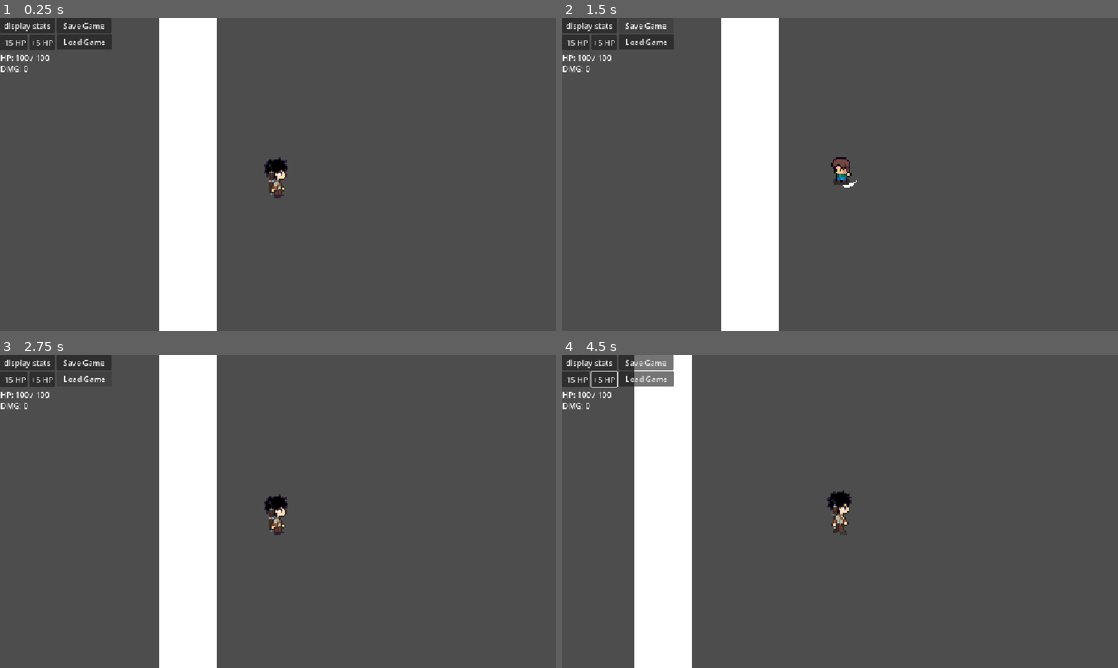
Above: before the commit, frames 1-4 (two rows, left to right).
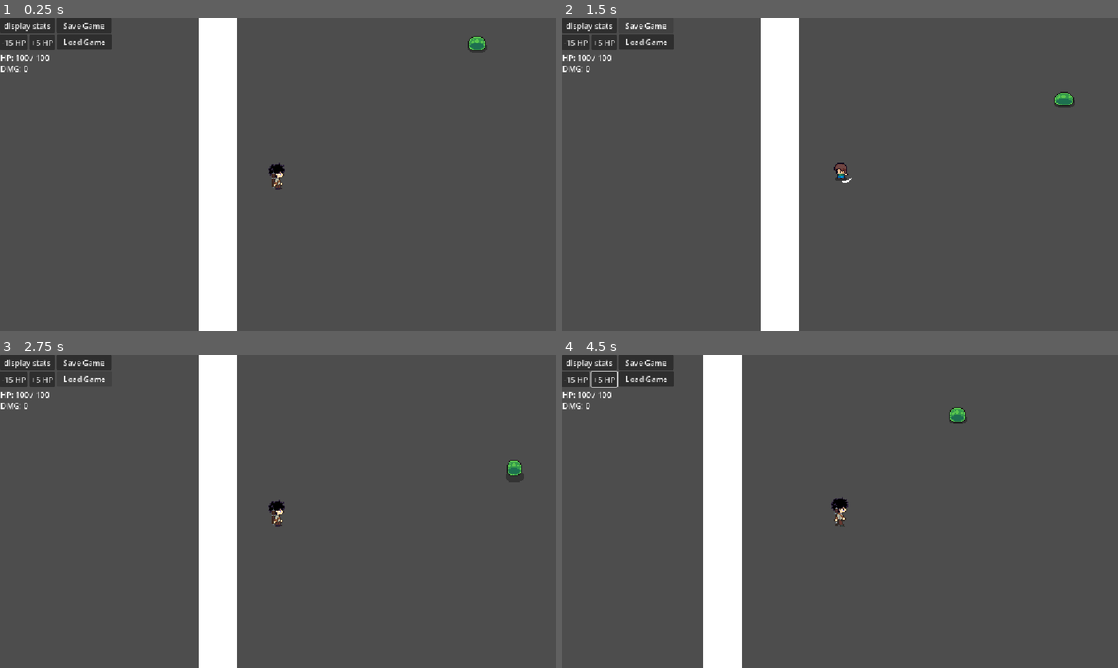
Above: after the commit, the same moments.

Repository: smymrr/Echeos-of-The-Veil
Game: Godot game, scene res://scenes/main.tscn
Two runs of this game, one before a commit and one after it. Both use one fixed random seed, a clock stepped at 60 frames per second and the inputs below.
Inputs (mouse positions are in pixels of both pictures, inside the frame that each line leads up to):
- Up to frame 1 (0.25 s): no input
- Up to frame 2 (1.5 s): click "display stats" at 0.5 s; click "Save Game" at 1.25 s
- Up to frame 3 (2.75 s): click "Load Game" at 2 s
- Up to frame 4 (4.5 s): click "-15 HP" at 2.75 s; click "+5 HP" at 3.5 s; tap Enter (ui_accept) at 4.25, 4.35 s; move the mouse to (962, 495) at 4.27 s; hold Right (ui_right) from 4.28 s (still down)

The runs differ from the first frame. In frame 1, 11% of the frame differs, in the area x 28-88%, y 0-100%; in frame 2, 11%; in frame 3, 11%; in frame 4, 18%, in the area x 13-73%, y 0-100%.

Commit message:
Add slime, enemy health and knockback

Diff:
--- a/scenes/player.tscn
+++ b/scenes/player.tscn
@@ -4,9 +4,9 @@
 [ext_resource type="Script" uid="uid://dmiio0uymrvp0" path="res://scripts/player/attack_component.gd" id="2_qlg0r"]
 [ext_resource type="Script" uid="uid://m6mun0klym4i" path="res://scripts/player/movement_component.gd" id="3_tuyoq"]
 [ext_resource type="Script" uid="uid://dakur280b02qg" path="res://scripts/player/direction_utils.gd" id="4_fjrip"]
-[ext_resource type="Script" uid="uid://drssa6l5fyx2p" path="res://scenes/animation_component.gd" id="4_smehm"]
+[ext_resource type="Script" uid="uid://drssa6l5fyx2p" path="res://scripts/player/animation_component.gd" id="4_smehm"]
 [ext_resource type="Texture2D" uid="uid://bkumqcm3xp00j" path="res://assets/images/player/idle.png" id="5_tuyoq"]
-[ext_resource type="Texture2D" uid="uid://dawbpddxtk3d8" path="res://assets/images/player/walk.png" id="6_fjrip"]
+[ext_resource type="Texture2D" uid="uid://dx8sar6xpi8v0" path="res://assets/images/player/walk.png" id="6_fjrip"]
 [ext_resource type="Texture2D" uid="uid://u44raa0btfkw" path="res://assets/images/player/complete.png" id="6_smehm"]
 [ext_resource type="AudioStream" uid="uid://hbasqsg2bn3n" path="res://assets/audio/player/attack/sword attack.mp3" id="9_ur7pv"]
 
@@ -417,15 +417,11 @@
 
 [node name="Player" type="CharacterBody2D" unique_id=1987352962]
 position = Vector2(4, 2)
-collision_mask = 6
+collision_mask = 2
 script = ExtResource("1_dqkch")
 
 [node name="AttackComponent" type="Node" parent="." unique_id=707260039]
 script = ExtResource("2_qlg0r")
-attack_cooldown = null
-attack_duration = null
-damage = null
-attack_visual_alpha = null
 
 [node name="MovementComponent" type="Node" parent="." unique_id=706504208]
 script = ExtResource("3_tuyoq")
@@ -456,7 +452,7 @@
 color = Color(0.654902, 0.28235295, 0.27450982, 1)
 
 [node name="Camera2D" type="Camera2D" parent="." unique_id=1955371024]
-zoom = Vector2(3, 3)
+zoom = Vector2(2, 2)
 
 [node name="Sprite" type="AnimatedSprite2D" parent="." unique_id=414947906]
 sprite_frames = SubResource("SpriteFrames_r6hca")
@@ -465,3 +461,5 @@
 
 [node name="SwingSword" type="AudioStreamPlayer2D" parent="." unique_id=273571398]
 stream = ExtResource("9_ur7pv")
+
+[connection signal="body_entered" from="AttackHitbox" to="AttackComponent" method="_on_attack_hitbox_body_entered"]
--- a/scenes/slime.gd
+++ /dev/null
@@ -1,25 +0,0 @@
-extends CharacterBody2D
-
-
-const SPEED = 300.0
-const JUMP_VELOCITY = -400.0
-
-
-func _physics_process(delta: float) -> void:
-	# Add the gravity.
-	if not is_on_floor():
-		velocity += get_gravity() * delta
-
-	# Handle jump.
-	if Input.is_action_just_pressed("ui_accept") and is_on_floor():
-		velocity.y = JUMP_VELOCITY
-
-	# Get the input direction and handle the movement/deceleration.
-	# As good practice, you should replace UI actions with custom gameplay actions.
-	var direction := Input.get_axis("ui_left", "ui_right")
-	if direction:
-		velocity.x = direction * SPEED
-	else:
-		velocity.x = move_toward(velocity.x, 0, SPEED)
-
-	move_and_slide()
--- a/scenes/slime.tscn
+++ b/scenes/slime.tscn
@@ -1,6 +1,7 @@
 [gd_scene format=3 uid="uid://nma6eyvb42j7"]
 
 [ext_resource type="Texture2D" uid="uid://cg4w4dcd4b4fn" path="res://assets/images/enemy/Slime_Green.png" id="1_371uh"]
+[ext_resource type="Script" uid="uid://c8ot8id2tvvn1" path="res://scripts/enemy/slime/slime.gd" id="1_p2gj0"]
 
 [sub_resource type="RectangleShape2D" id="RectangleShape2D_t5jfb"]
 size = Vector2(22, 18)
@@ -73,7 +74,7 @@
 "speed": 7.0
 }, {
 "frames": [{
-"duration": 1.0,
+"duration": 4.0,
 "texture": SubResource("AtlasTexture_2npkn")
 }, {
 "duration": 1.0,
@@ -102,16 +103,28 @@
 "speed": 10.0
 }]
 
+[sub_resource type="CircleShape2D" id="CircleShape2D_r6hca"]
+radius = 150.0
+
 [node name="Slime" type="CharacterBody2D" unique_id=1521115122]
 position = Vector2(23, 27)
-collision_layer = 5
-collision_mask = 7
-metadata/_edit_group_ = true
+collision_layer = 4
+collision_mask = 2
+script = ExtResource("1_p2gj0")
 
 [node name="CollisionShape2D" type="CollisionShape2D" parent="." unique_id=1450293547]
 shape = SubResource("RectangleShape2D_t5jfb")
 
-[node name="AnimatedSprite2D" type="AnimatedSprite2D" parent="." unique_id=1337660077]
+[node name="Sprite" type="AnimatedSprite2D" parent="." unique_id=1337660077]
 sprite_frames = SubResource("SpriteFrames_r6hca")
-animation = &"idle"
-frame_progress = 0.08275202
+animation = &"move"
+autoplay = "move"
+frame_progress = 0.1864027
+
+[node name="Sight" type="Area2D" parent="." unique_id=1287825283]
+
+[node name="CollisionShape2D" type="CollisionShape2D" parent="Sight" unique_id=1143692731]
+shape = SubResource("CircleShape2D_r6hca")
+
+[connection signal="body_entered" from="Sight" to="." method="_on_sight_body_entered"]
+[connection signal="body_exited" from="Sight" to="." method="_on_sight_body_exited"]
--- /dev/null
+++ b/scripts/enemy/slime/slime.gd
@@ -0,0 +1,81 @@
+extends CharacterBody2D
+
+@export var speed: float = 50.0
+@export var health: int = 100
+@export var roam_radius: float = 150.0 # Jarak maksimal musuh berkeliaran dari posisi asal
+
+# Status (State) pergerakan musuh
+enum State { ROAMING, CHASING, RETURNING }
+var current_state = State.ROAMING
+
+var player: Node2D = null
+var home_position: Vector2
+var target_roam_pos: Vector2
+
+func _ready() -> void:
+	# Simpan posisi awal musuh saat game pertama kali dijalankan
+	home_position = global_position
+	target_roam_pos = home_position
+	# Langsung mulai roaming begitu game dimuat
+	_set_new_roam_target()
+
+func _physics_process(delta: float) -> void:
+	var target_position = Vector2.ZERO
+
+	# Menentukan target berdasarkan status saat ini
+	match current_state:
+		State.ROAMING:
+			target_position = target_roam_pos
+			# Jika sudah sampai di titik acak, cari titik baru
+			if global_position.distance_to(target_roam_pos) < 5.0:
+				_set_new_roam_target()
+
+		State.CHASING:
+			if player:
+				target_position = player.global_position
+			else:
+				# Cadangan jika player hilang
+				current_state = State.RETURNING
+
+		State.RETURNING:
+			target_position = home_position
+			# Jika sudah kembali dekat posisi asal, kembali roaming
+			if global_position.distance_to(home_position) < 5.0:
+				global_position = home_position
+				current_state = State.ROAMING
+				_set_new_roam_target()
+
+	# Melakukan pergerakan menuju target yang aktif
+	var direction = (target_position - global_position).normalized()
+	velocity = direction * speed
+	move_and_slide()
+
+func take_damage(damage: int, attacker_position: Vector2) -> void:
+	var tween = create_tween()
+
+	health -= damage
+	print(health)
+	var knockback_direction = (position - attacker_position).normalized()
+	var final_position = position + (knockback_direction * speed) / 2
+	tween.tween_property(self, "position", final_position, 0.2)
+
+func _set_new_roam_target() -> void:
+	# Menentukan titik acak di sekitar home_position berdasarkan roam_radius
+	var random_x = randf_range(-roam_radius, roam_radius)
+	var random_y = randf_range(-roam_radius, roam_radius)
+	target_roam_pos = home_position + Vector2(random_x, random_y)
+
+# --- HUBUNGKAN SINYAL INI DARI NODE Area2D ANDA ---
+
+func _on_sight_body_entered(body: Node2D) -> void:
+	# Pastikan objek yang masuk adalah Player (masukkan player ke group "player")
+	print(body.name)
+	if body.name == "Player":
+		player = body
+		current_state = State.CHASING
+
+func _on_sight_body_exited(body: Node2D) -> void:
+	if body == player:
+		player = null
+		# Ketika pemain keluar area deteksi, musuh kembali ke posisi asal dulu sebelum roaming lagi
+		current_state = State.RETURNING
--- a/scripts/player/attack_component.gd
+++ b/scripts/player/attack_component.gd
@@ -14,12 +14,14 @@
 var hitbox_offset: Vector2
 var can_attack: bool = true
 var _already_hit: Array[Node2D] = []
+var player: CharacterBody2D
 
 func _ready() -> void:
 	hitbox.monitoring = false
 	hitbox_visual.modulate.a = 0.0  # invisible at start
 	hitbox_offset = hitbox.position
 	hitbox.body_entered.connect(_on_attack_hitbox_body_entered)
+	player = $".."
 
 func try_attack(input_direction: Vector2) -> bool:
 	if not can_attack or input_direction == Vector2.ZERO:
@@ -60,7 +62,6 @@
 	else:
 		hitbox.rotation_degrees = 90.0
 
-
 func _trigger_attack_animation() -> void:
 	pass
 
@@ -68,8 +69,10 @@
 	pass
 
 func _on_attack_hitbox_body_entered(body: Node2D) -> void:
-	if body in _already_hit or not can_attack:
+	if body in _already_hit or can_attack:
+		print("cant hit")
 		return
 
 	_already_hit.append(body)
+	body.take_damage(PlayerData.get_attack(), player.position)
 	print("Hit")
Not shown, removed: scenes/slime.gd.uid
Not shown, added: scripts/enemy/slime/slime.gd.uid
Renamed: scenes/animation_component.gd -> scripts/player/animation_component.gd
Renamed: scenes/animation_component.gd.uid -> scripts/player/animation_component.gd.uid
